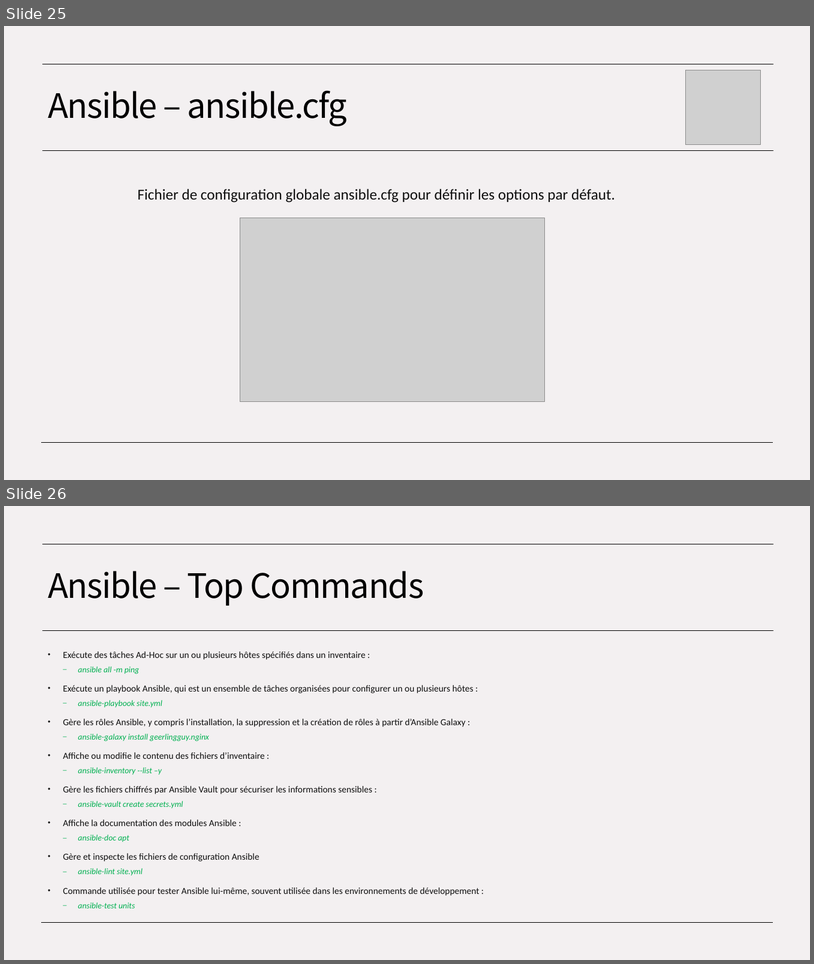
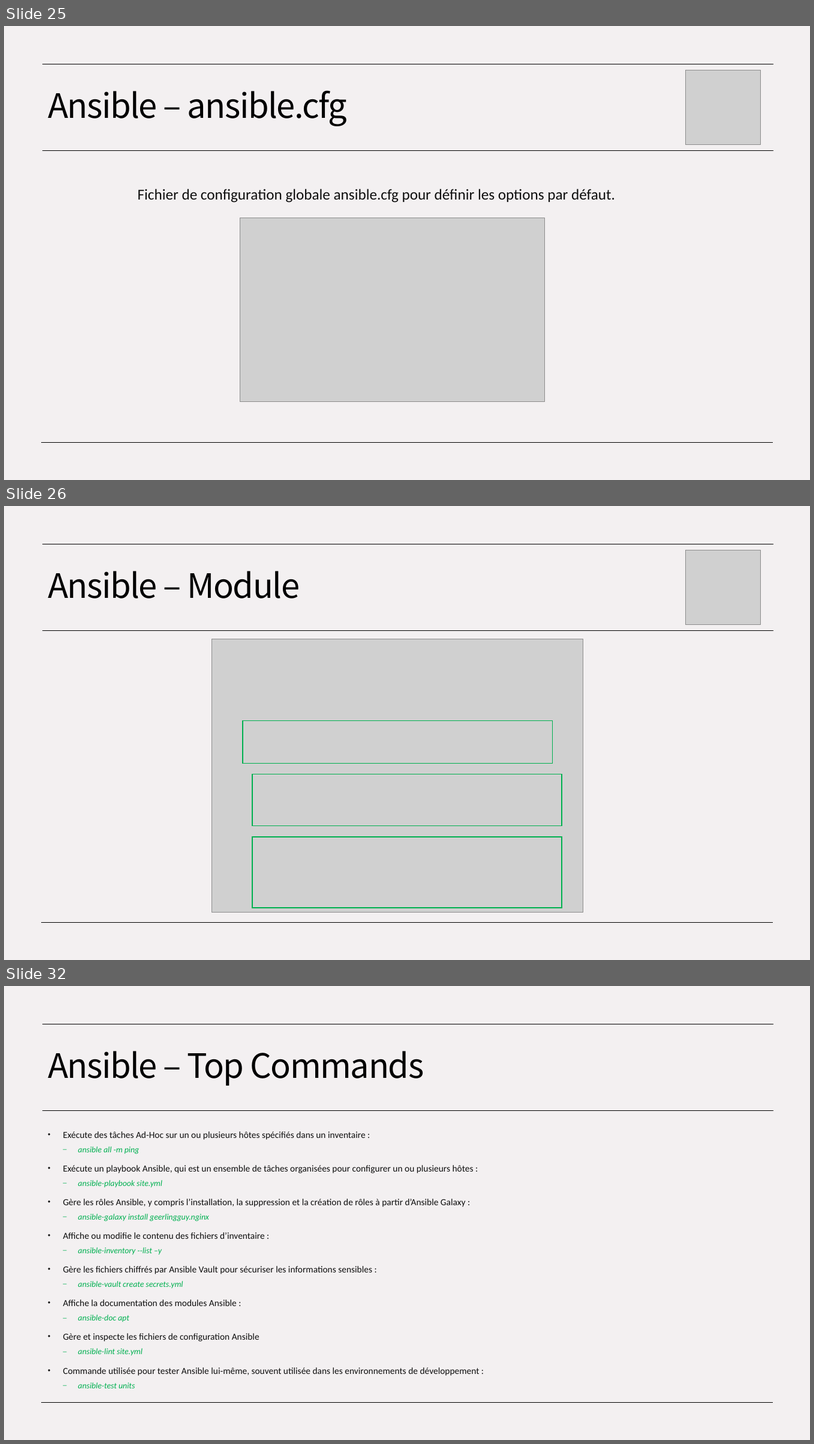
Before and after one commit to ConstevoTechnologies/EPSI---IaC, a slide deck: EPSI - Module IaC.pptx. Shown one above the other, each under a label of ours: slides 25 and 26 before the commit, slides 25, 26 and 32 after it; the slides between them are not shown. The pictures are 814x964 and 814x1444 pixels, drawn with LibreOffice and Linux fonts; fonts in the diff are those of the drawing; grey boxes stand for pictures. Boxes give left, top, right and bottom in pixels: in the first picture for what was removed or moved away, otherwise in the second. Text is boxed around its words. In the diff, an @@ line names an element or a change of style, - is before the commit and + after.

```diff
--- a/EPSI - Module IaC.pptx
+++ b/EPSI - Module IaC.pptx
@@ slide 26 added at <box>4,506,810,960</box>, background #F3F0F1; not listed: 3 template elements that a slide beside it also shows @@
@@ picture added at <box>686,550,761,625</box> @@
@@ title added at <box>48,571,300,598</box>, 40 pt, text #000000 @@
+Ansible – Module
@@ picture added at <box>212,639,584,912</box> @@
@@ rectangle added at <box>243,721,552,763</box>, outline #00B050 1 pt @@
@@ rectangle added at <box>252,774,563,825</box>, outline #00B050 1 pt @@
@@ rectangle added at <box>252,837,563,907</box>, outline #00B050 1 pt @@
@@ what was slide 26 is now slide 32 @@
```
Also in this commit, not shown: 1 slide changed, 5 other slides added.
